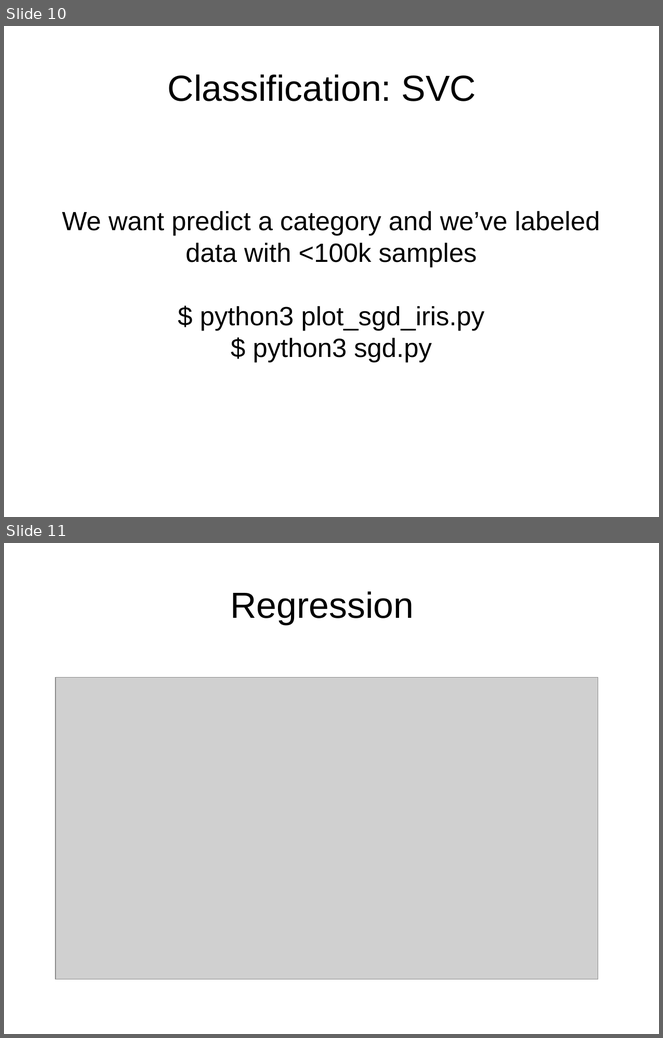
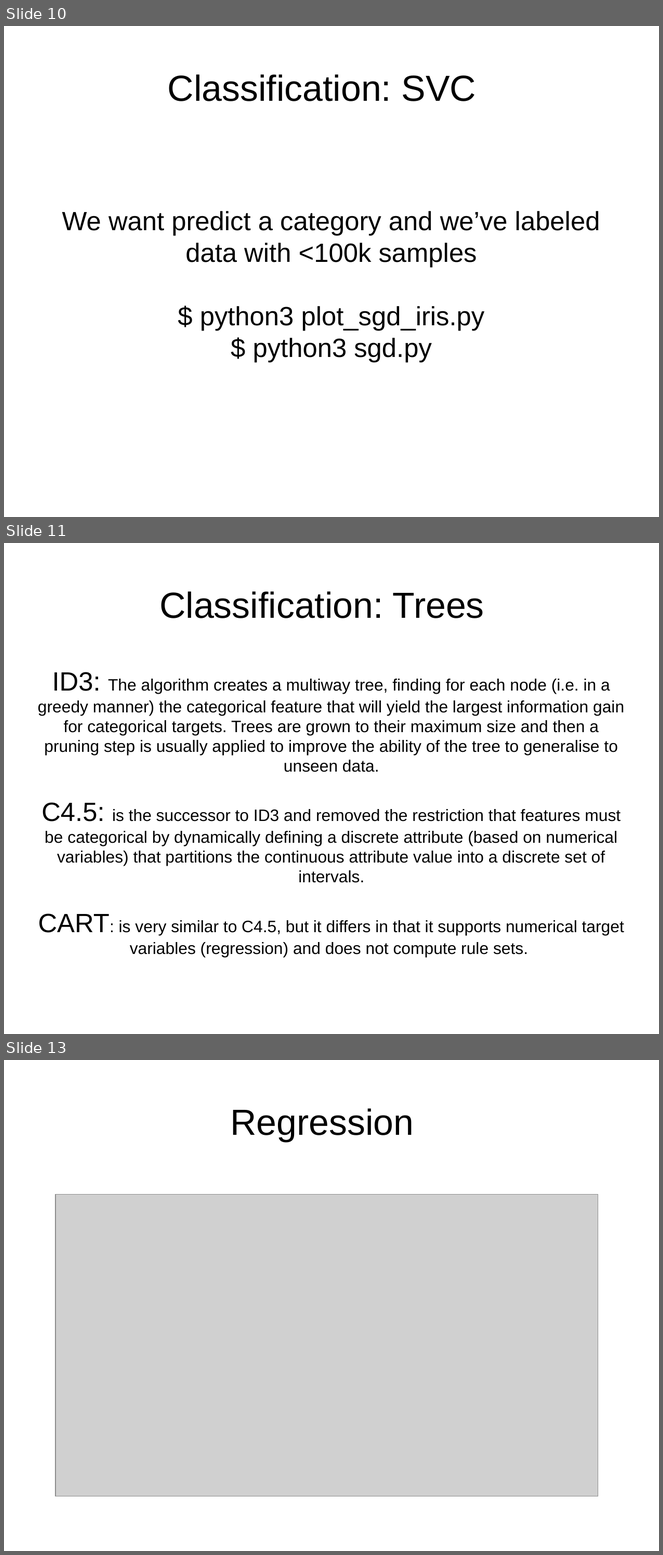
Before and after one commit to davidam/python-examples, a slide deck: presentations/scikit.odp. Shown one above the other, each under a label of ours: slides 10 and 11 before the commit, slides 10, 11 and 13 after it; the slides between them are not shown. The pictures are 663x1038 and 663x1555 pixels, drawn with LibreOffice and Linux fonts; fonts in the diff are those of the drawing; grey boxes stand for pictures. Boxes give left, top, right and bottom in pixels: in the first picture for what was removed or moved away, otherwise in the second. Text is boxed around its words. In the diff, an @@ line names an element or a change of style, - is before the commit and + after.

```diff
--- a/presentations/scikit.odp
+++ b/presentations/scikit.odp
@@ slide 11 added at bbox=[4, 543, 659, 1034], background #FFFFFF @@
@@ title added at bbox=[159, 591, 484, 618], 44 pt, text #000000 @@
+Classification: Trees
@@ subtitle added at bbox=[38, 672, 624, 957], 20 pt, text #000000 @@
+ID3: The algorithm creates a multiway tree, finding for each node (i.e. in a greedy manner) the categorical feature that will yield the largest information gain for categorical targets. Trees are grown to their maximum size and then a pruning step is usually applied to improve the ability of the tree to generalise to unseen data.
+C4.5: is the successor to ID3 and removed the restriction that features must be categorical by dynamically defining a discrete attribute (based on numerical variables) that partitions the continuous attribute value into a discrete set of intervals.
+CART: is very similar to C4.5, but it differs in that it supports numerical target variables (regression) and does not compute rule sets.
@@ what was slide 11 is now slide 13 @@
```
Also in this commit, not shown: 2 slides changed, 1 other slide added, 2 slides removed.
